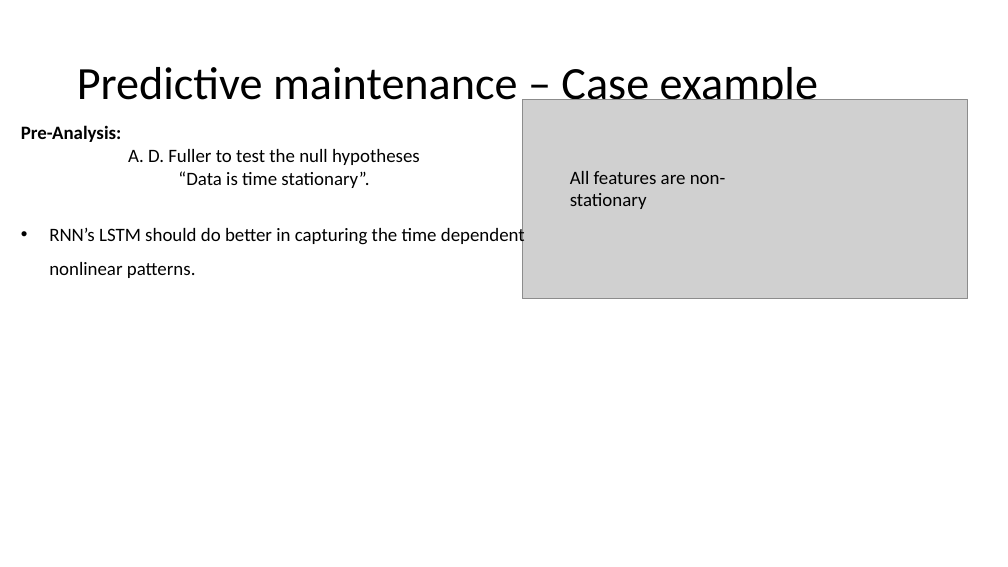
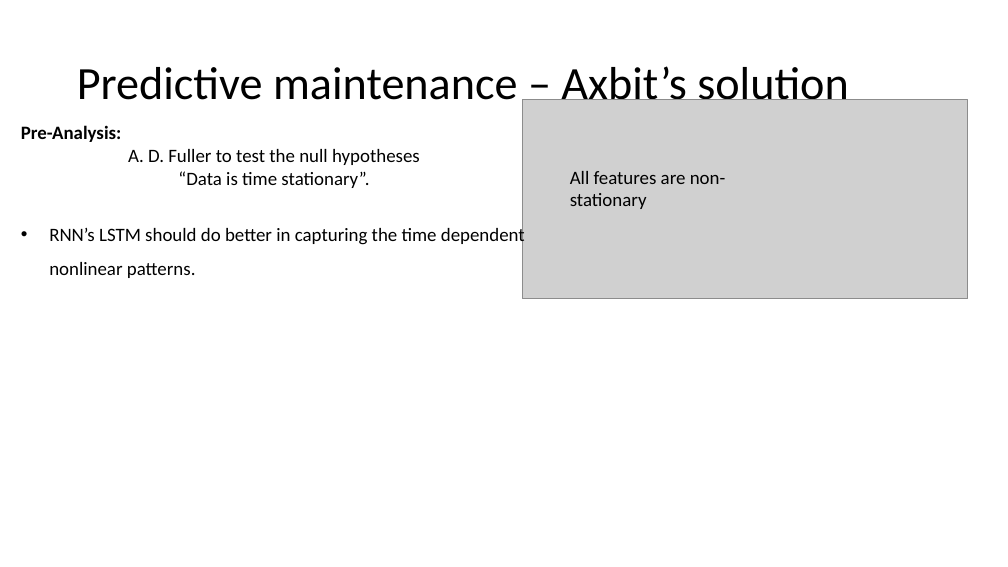
Before and after one commit to Axbit/ml-iot-showcases, a slide deck: slide 14 of PredictiveMaintenance/Predictive maintenance.pptx (slide 7 before the commit). Drawn at 1008x567 pixels with LibreOffice and Linux fonts; fonts in the diff are those of the drawing; grey boxes stand for pictures. Boxes give left, top, right and bottom in pixels: in the first picture for what was removed or moved away, otherwise in the second. Text is boxed around its words. In the diff, an @@ line names an element or a change of style, - is before the commit and + after.

```diff
--- a/PredictiveMaintenance/Predictive maintenance.pptx
+++ b/PredictiveMaintenance/Predictive maintenance.pptx
@@ title at box(77, 66, 849, 111): text changed @@
-Predictive maintenance – Case example
+Predictive maintenance – Axbit’s solution
```
Also in this commit, not shown: 7 other slides changed, 11 slides added.
